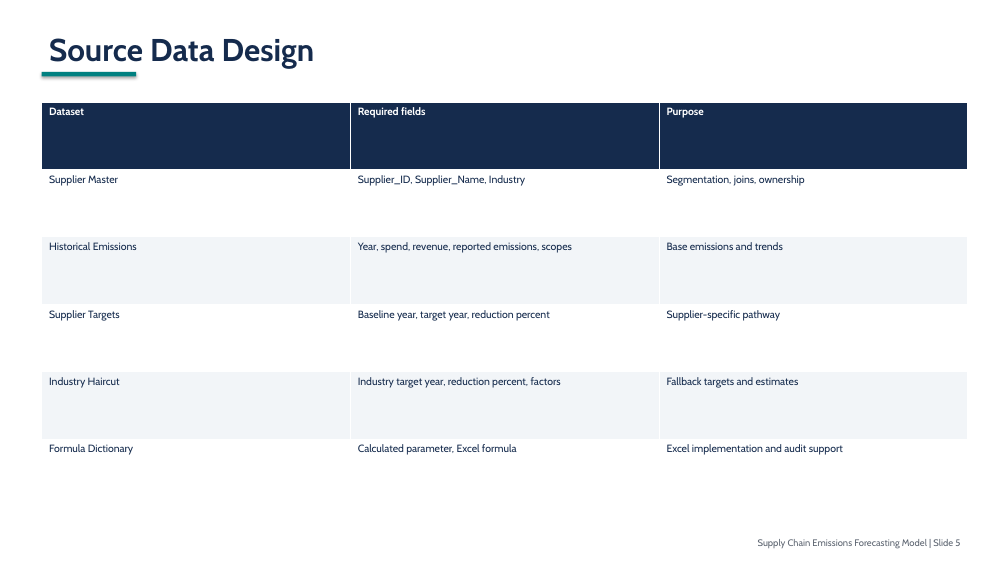
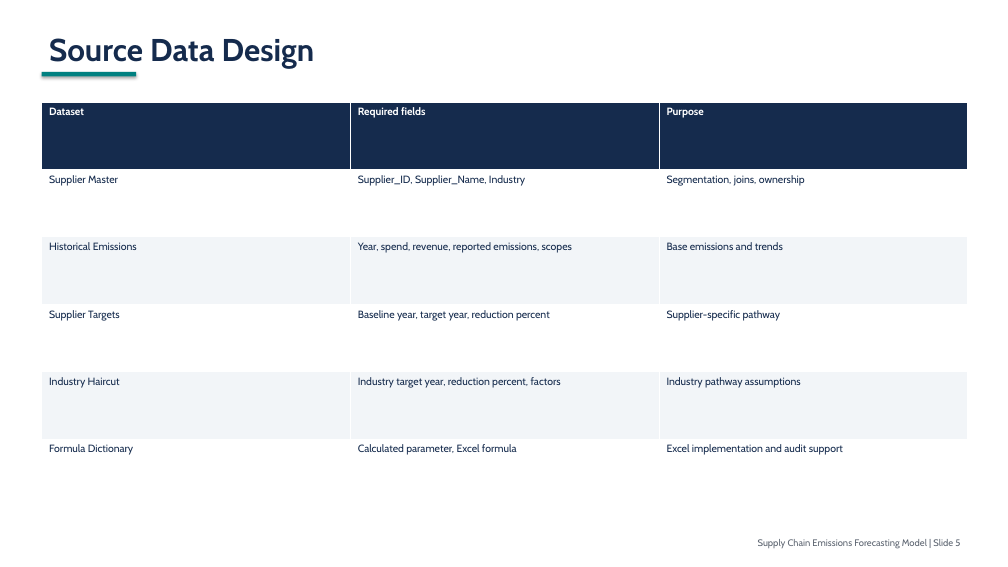
Before and after one commit to rojaraod/FORECAST, a slide deck: slide 5 of docs/supply_chain_emissions_forecasting_20_slide_deck.pptx. Drawn at 1008x567 pixels with LibreOffice and Linux fonts; fonts in the diff are those of the drawing. Boxes give left, top, right and bottom in pixels: in the first picture for what was removed or moved away, otherwise in the second. Text is boxed around its words. In the diff, an @@ line names an element or a change of style, - is before the commit and + after.

```diff
--- a/docs/supply_chain_emissions_forecasting_20_slide_deck.pptx
+++ b/docs/supply_chain_emissions_forecasting_20_slide_deck.pptx
@@ table at (42, 102, 967, 507) @@
-row 5, column 3: Fallback targets and estimates
+row 5, column 3: Industry pathway assumptions
```
Also in this commit, not shown: 13 other slides changed, 10 other files.
